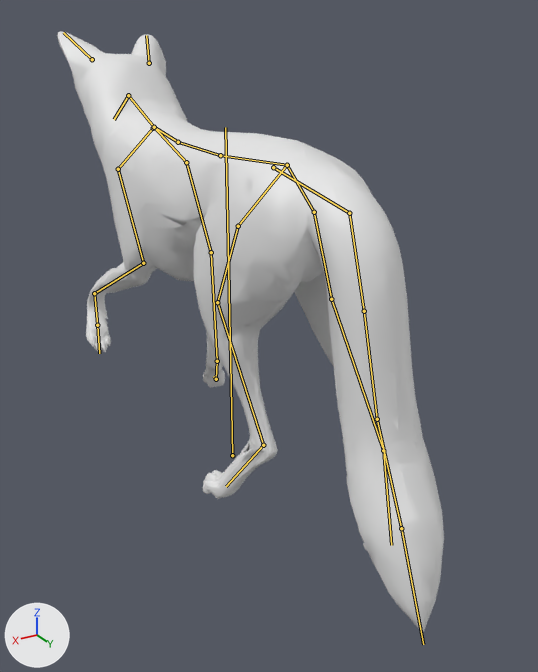
The glTF model 42/media/models_X/Skinned/KWC_Fox.glb: old version first, new version second.
The view is the same before and after, from a 50 mm lens placed at (0.246, 0.467, 0.334), pointed at (-0.005, 0.05, 0.125). Every picture has the same lights, and +X, +Y and +Z are marked at lower left. The picture after the commit comes second. Both versions are drawn at frame 12 of the action 'Rac_Walk'; the numbers are the values there. The bones that change, and the others that lie on the model, are drawn over the model as lines.

Objects in the first picture: 'output_unwrapped'.
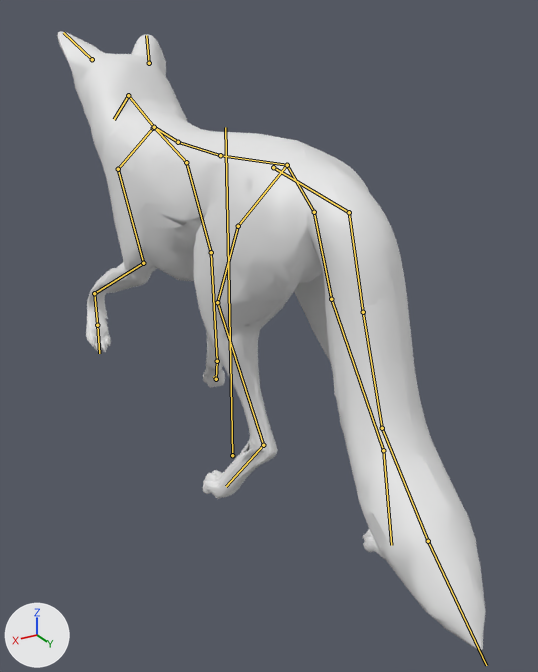
The change, as a list of edits to the scene's bpy script:
```text
Change bone_tail02:
    where bone_tail02 = bpy.data.objects['Armature'].pose.bones['tail02']  # child of 'tail01'
    bone_tail02.rotation_quaternion: (0.999, -0.017, 0.036, 0.001) -> (0.999, -0.017, -0.001, 0.036)  # degrees (-2, 4, 0) -> degrees (-2, 0, 4)
Change bone_tail03:
    where bone_tail03 = bpy.data.objects['Armature'].pose.bones['tail03']  # child of 'tail02'
    bone_tail03.rotation_quaternion: (0.997, -0.006, 0.073, 0.0) -> (0.997, -0.006, 0.0, 0.073)  # degrees (-1, 8, 0) -> degrees (-1, 0, 8)
Change bone_tail04:
    where bone_tail04 = bpy.data.objects['Armature'].pose.bones['tail04']  # child of 'tail03'
    bone_tail04.rotation_quaternion: (0.996, 0.029, 0.085, -0.002) -> (0.996, 0.029, 0.002, 0.085)  # degrees (3, 10, 0) -> degrees (3, 0, 10)
Change bone_tail05:
    where bone_tail05 = bpy.data.objects['Armature'].pose.bones['tail05']  # child of 'tail04'
    bone_tail05.rotation_quaternion: (0.998, 0.032, 0.051, -0.002) -> (0.998, 0.032, 0.002, 0.051)  # degrees (4, 6, 0) -> degrees (4, 0, 6)
```

Where the change shows, as pixel boxes (x1, y1, x2, y2) in the pictures (538 x 672 px):
'output_unwrapped', posed (11% wider)
    before: (57, 31, 444, 631)
    after: (57, 31, 486, 650)
bone 'tail02', root to tip
    before: (349, 213) to (364, 311)
    after: (349, 212) to (363, 312)
bone 'tail03', root to tip
    before: (364, 311) to (377, 419)
    after: (363, 312) to (382, 428)
bone 'tail04', root to tip
    before: (377, 419) to (401, 528)
    after: (382, 428) to (428, 541)
bone 'tail05', root to tip
    before: (401, 528) to (423, 644)
    after: (428, 541) to (486, 665)
